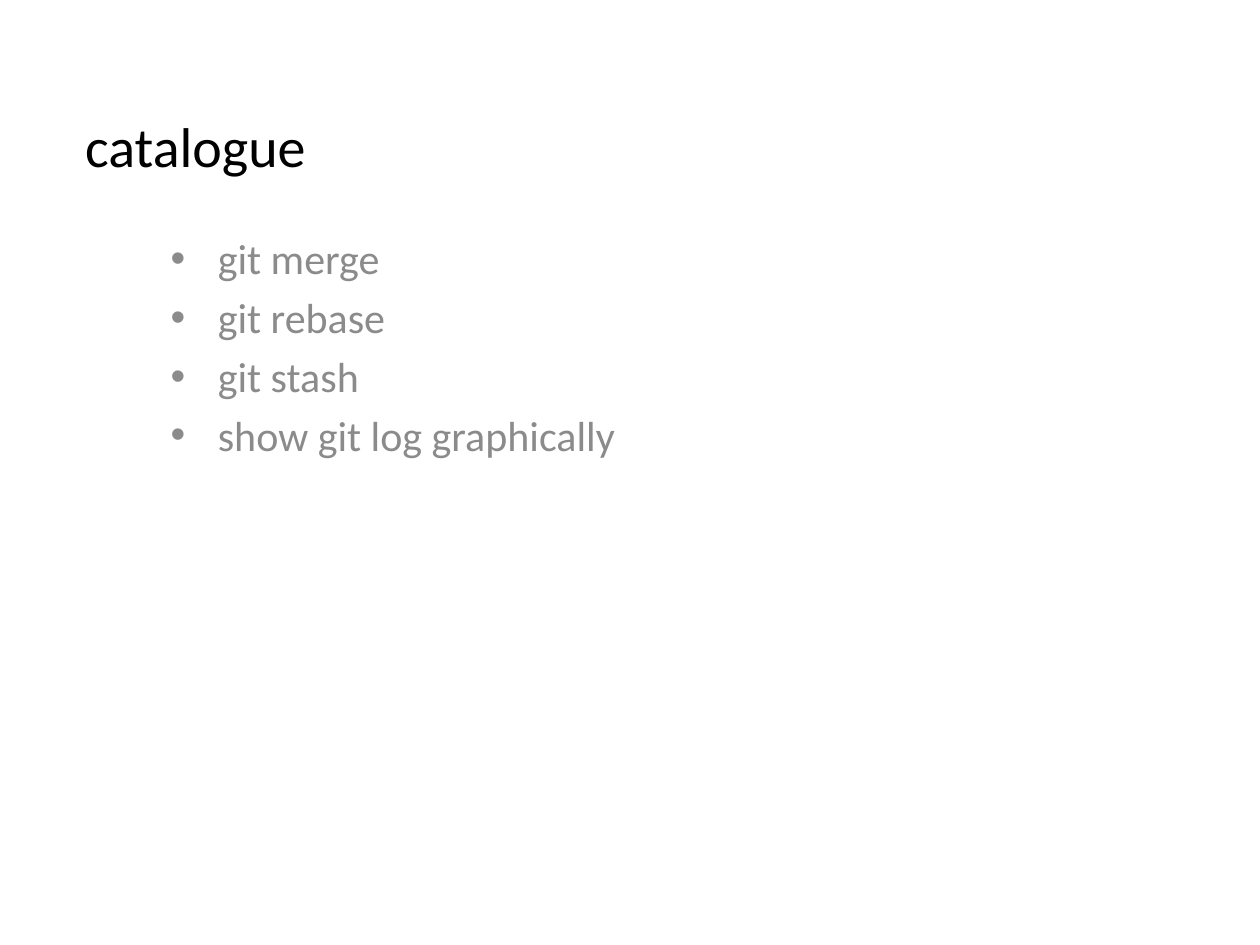
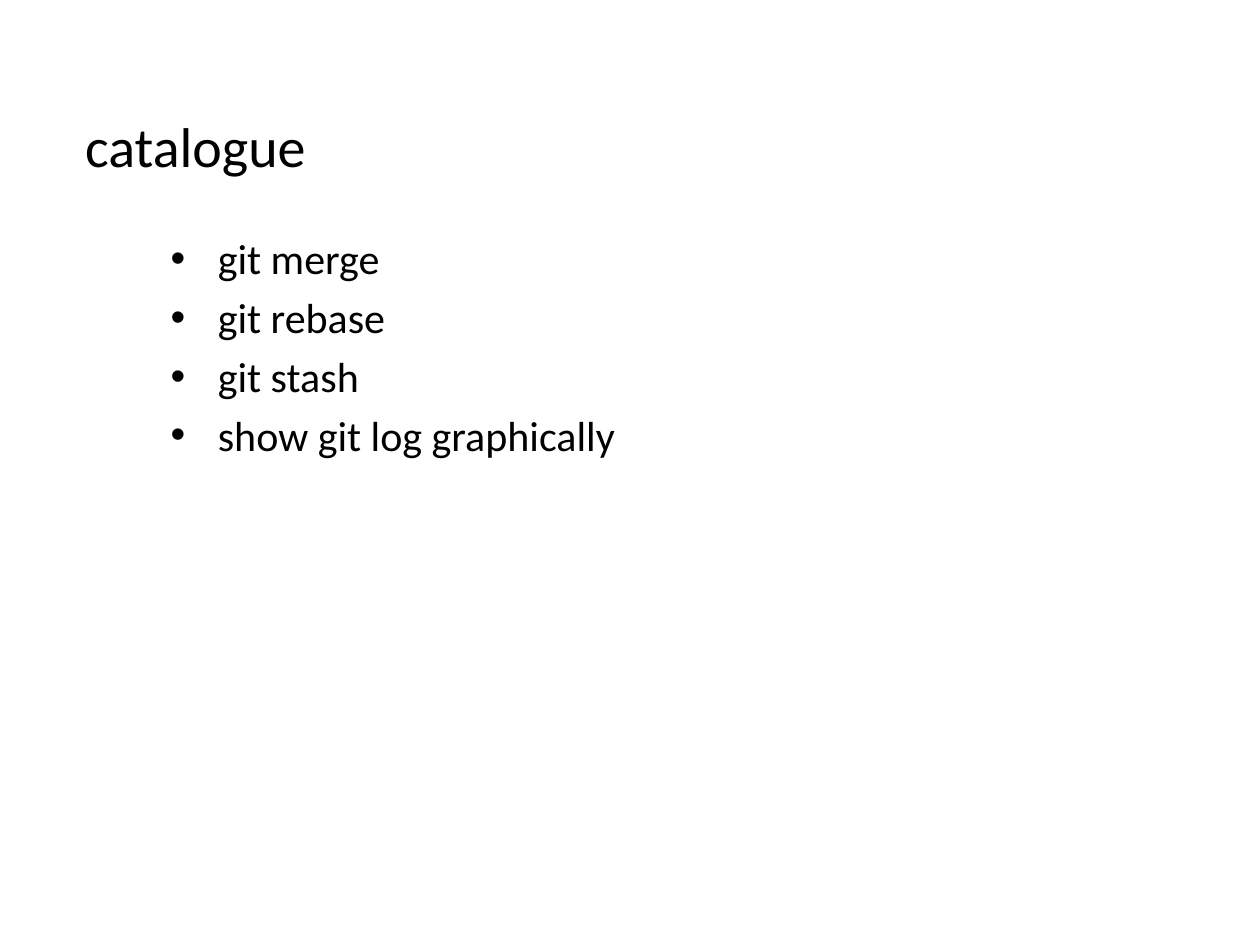
Before and after one commit to miaomiaoguoguo/git-tutorial, a slide deck: slide 2 of git_tutorial.pptx. Drawn at 1260x945 pixels with LibreOffice and Linux fonts; fonts in the diff are those of the drawing. Boxes give left, top, right and bottom in pixels: in the first picture for what was removed or moved away, otherwise in the second. Text is boxed around its words. In the diff, an @@ line names an element or a change of style, - is before the commit and + after.

```diff
--- a/git_tutorial.pptx
+++ b/git_tutorial.pptx
@@ subtitle "git merge" at (218, 245, 615, 459): text colour #8C8C8C to #000000 @@
```
Also in this commit, not shown: 1 other slide changed, 1 other file.
